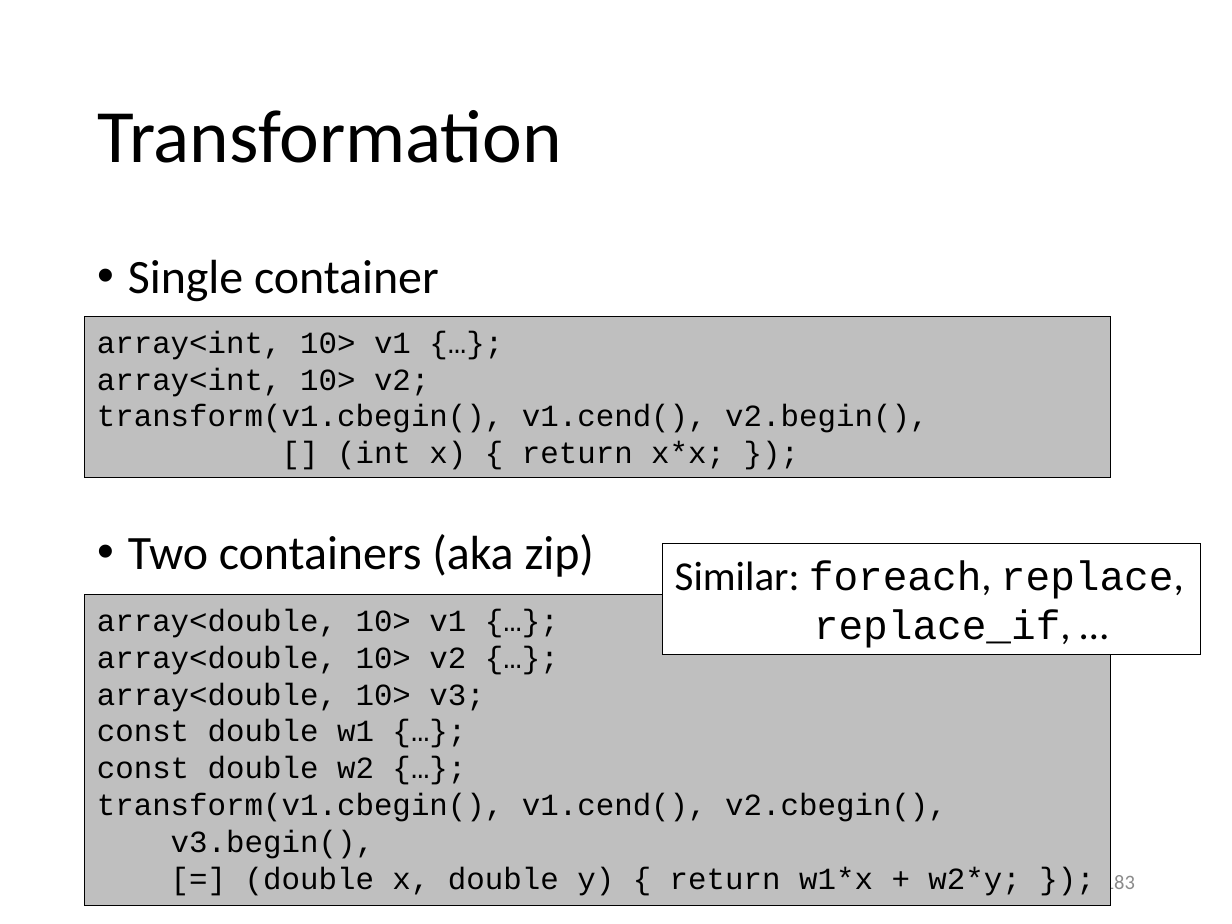
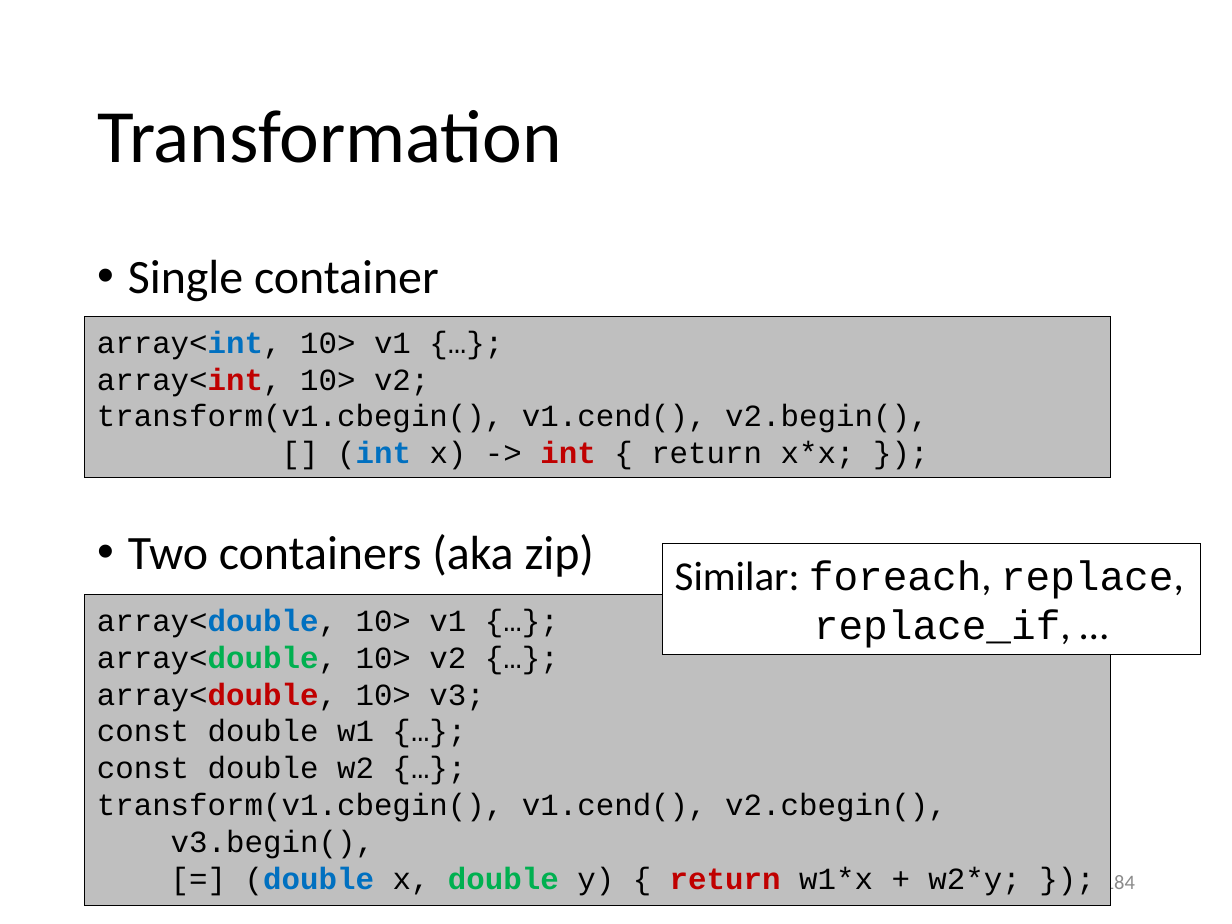
Before and after one commit to gjbex/Scientific-C-plus-plus, a slide deck: slide 184 of scientific_cpp.pptx (slide 183 before the commit). Drawn at 1232x924 pixels with LibreOffice and Linux fonts; fonts in the diff are those of the drawing. Boxes give left, top, right and bottom in pixels: in the first picture for what was removed or moved away, otherwise in the second. Text is boxed around its words. In the diff, an @@ line names an element or a change of style, - is before the commit and + after.

```diff
--- a/scientific_cpp.pptx
+++ b/scientific_cpp.pptx
@@ text in rectangle at (97,330,429,397): text colour #000000 to #0070C0, text colour #000000 to #C00000 in "array<int,"; bold on in "array<int,", "array<int," @@
@@ text in rectangle at (97,404,928,470): text changed @@
-transform(v1.cbegin(), v1.cend(), v2.begin(),
-[] (int x) { return x*x; });
+transform(v1.cbegin(), v1.cend(), v2.begin(),
+[] (int x) -> int { return x*x; });
@@ text in rectangle at (97,608,1020,896): text colour #000000 to #0070C0 in "array<double,", "(double"; bold on in "array<double,", "array<double,", "array<double,", "(double double return"; text colour #000000 to #00B050 in "array<double,", "double"; text colour #000000 to #C00000 in "array<double,", "return" @@
@@ page number at (1104,872,1135,895): text changed @@
-183
+184
```
Also in this commit, not shown: 18 other slides changed, 1 slide added.
